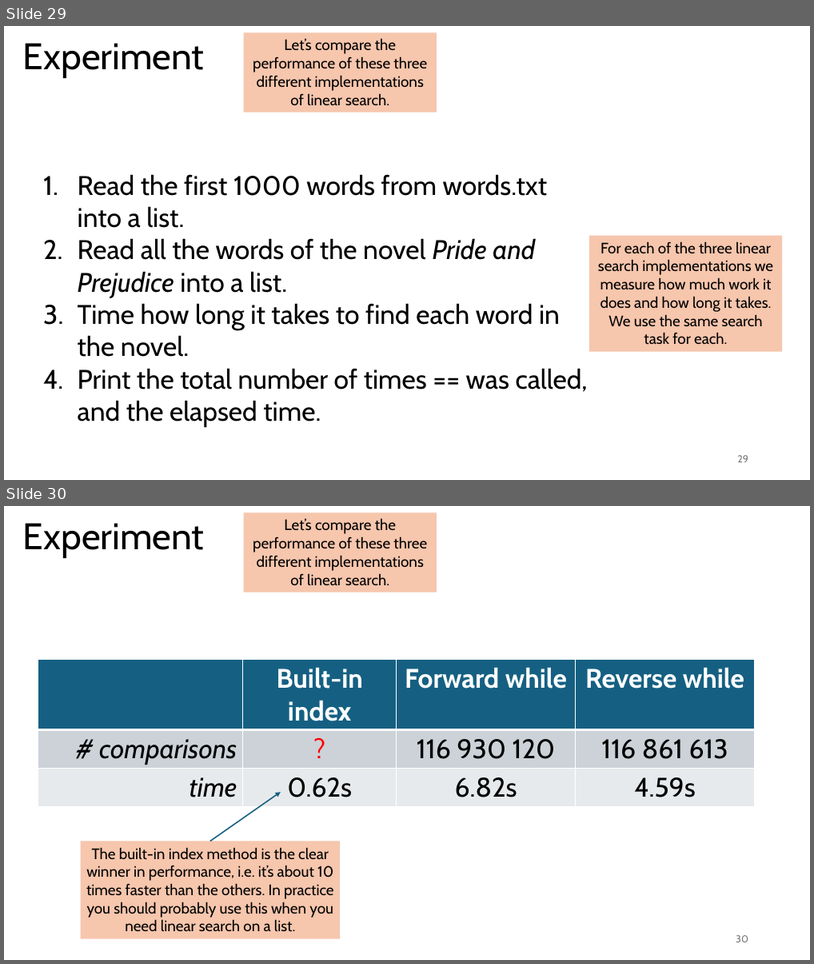
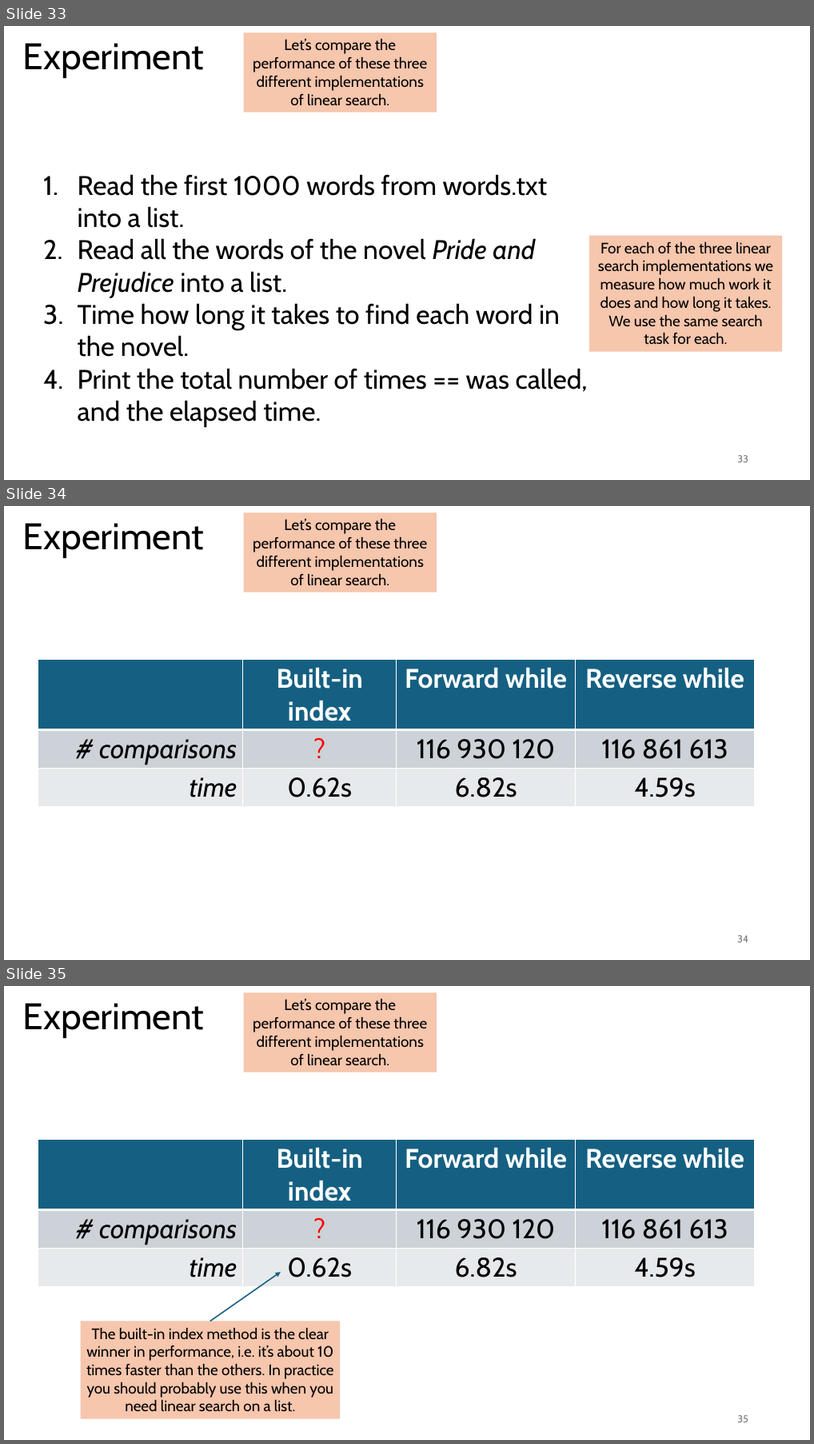
Before and after one commit to tjd1234/cmpt120fall2024, a slide deck: lecture_notes/chapter_algorithms/alg1_linear_search/chapter_linear_search.pptx. Shown one above the other, each under a label of ours: slides 29 and 30 before the commit, slides 33, 34 and 35 after it. The pictures are 814x964 and 814x1444 pixels, drawn with LibreOffice and Linux fonts; fonts in the diff are those of the drawing. Boxes give left, top, right and bottom in pixels: in the first picture for what was removed or moved away, otherwise in the second. Text is boxed around its words. In the diff, an @@ line names an element or a change of style, - is before the commit and + after.

```diff
--- a/lecture_notes/chapter_algorithms/alg1_linear_search/chapter_linear_search.pptx
+++ b/lecture_notes/chapter_algorithms/alg1_linear_search/chapter_linear_search.pptx
@@ slide 34 added at box(4, 506, 810, 960), background #FFFFFF @@
@@ title added at box(23, 523, 205, 558), 44 pt, text #000000 @@
+Experiment
@@ rectangle added at box(243, 512, 437, 592), fill #F6C6AD, 18 pt, text #000000 @@
+Let’s compare the performance of these three different implementations of linear search.
@@ table added at box(38, 659, 754, 806), 3 rows, 4 columns @@
+ | Built-in index | Forward while | Reverse while
+# comparisons | ? | 116 930 120 | 116 861 613
+time | 0.62s | 6.82s | 4.59s
@@ page number added at box(738, 935, 749, 942), 12 pt, text #797979 @@
+34
@@ what was slide 29 is now slide 33 @@
@@ page number at box(738, 455, 749, 462): text changed @@
-29
+33
@@ what was slide 30 is now slide 35 @@
@@ page number at box(738, 1415, 749, 1422): text changed @@
-30
+35
```
Also in this commit, not shown: 26 slides changed, 7 other slides added, 1 other file.
